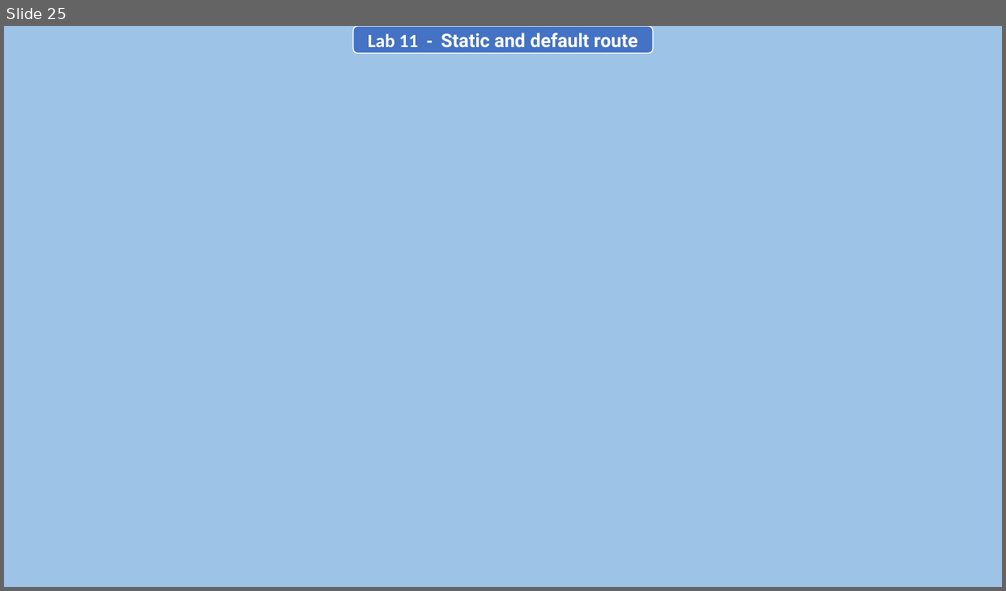
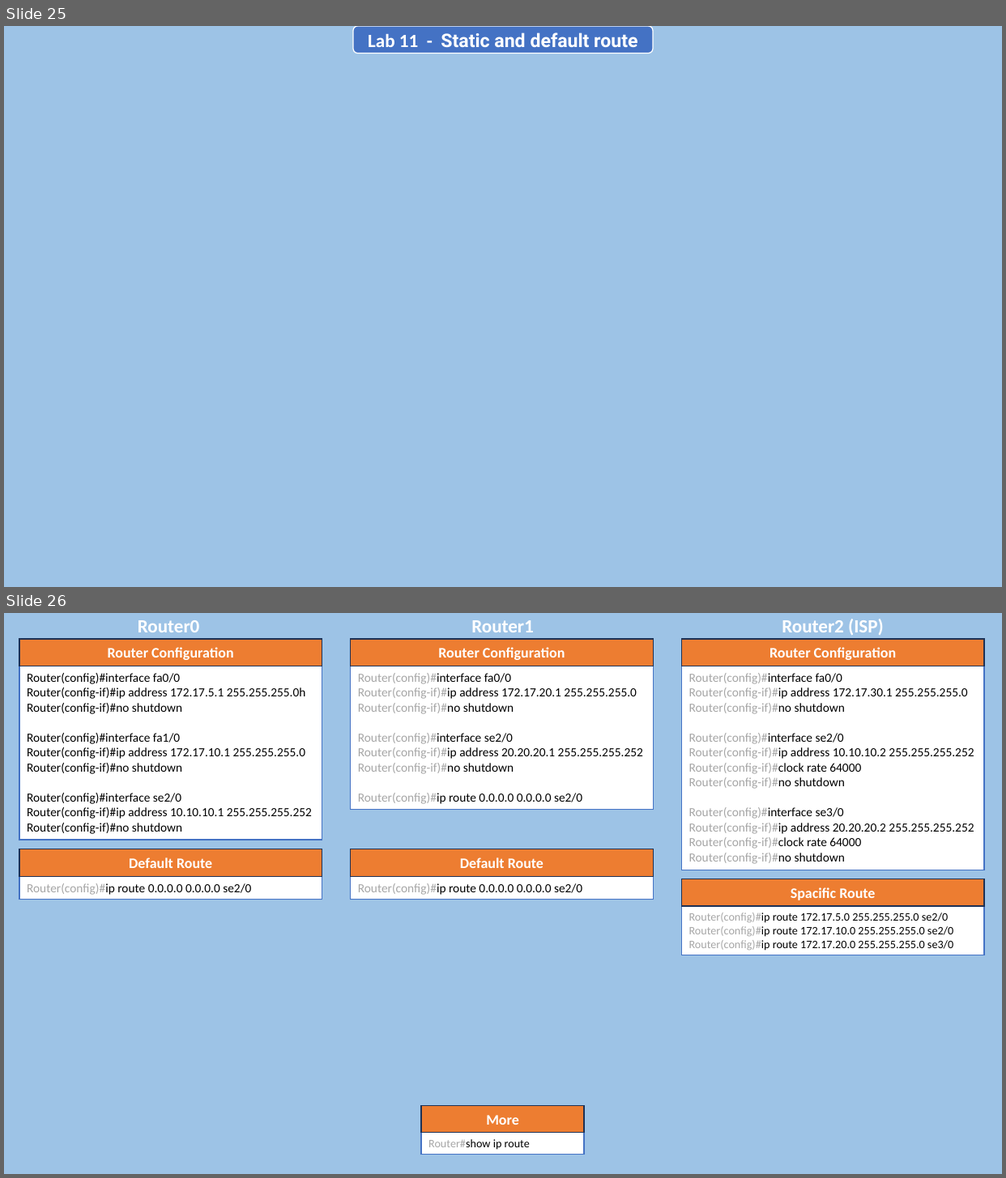
Before and after one commit to AntorPi314/MySave, a slide deck: Lab/Networking Lab/Final Assignment/Networking Lab (Final).pptx. Shown one above the other, each under a label of ours: slide 25 before the commit, slides 25 and 26 after it. The pictures are 1006x591 and 1006x1178 pixels, drawn with LibreOffice and Linux fonts; fonts in the diff are those of the drawing; background and template pictures are left out. Boxes give left, top, right and bottom in pixels: in the first picture for what was removed or moved away, otherwise in the second. Text is boxed around its words. In the diff, an @@ line names an element or a change of style, - is before the commit and + after.

```diff
--- a/Lab/Networking Lab/Final Assignment/Networking Lab (Final).pptx
+++ b/Lab/Networking Lab/Final Assignment/Networking Lab (Final).pptx
@@ slide 26 added at (x1=4, y1=613, x2=1002, y2=1174), background #9DC3E6 @@
@@ text added at (x1=138, y1=620, x2=200, y2=632), 18 pt, text #FFFFFF, bold @@
+Router0
@@ text added at (x1=471, y1=620, x2=534, y2=632), 18 pt, text #FFFFFF, bold @@
+Router1
@@ text added at (x1=782, y1=619, x2=884, y2=635), 18 pt, text #FFFFFF, bold @@
+Router2 (ISP)
@@ rectangle added at (x1=19, y1=639, x2=322, y2=666), fill #ED7D31, outline #1E3256 1 pt, 14 pt, text #FFFFFF, bold @@
+Router Configuration
@@ rectangle added at (x1=351, y1=639, x2=653, y2=666), fill #ED7D31, outline #1E3256 1 pt, 14 pt, text #FFFFFF, bold @@
+Router Configuration
@@ rectangle added at (x1=681, y1=639, x2=984, y2=666), fill #ED7D31, outline #1E3256 1 pt, 14 pt, text #FFFFFF, bold @@
+Router Configuration
@@ rectangle added at (x1=19, y1=666, x2=322, y2=840), fill #FFFFFF, outline #4472C4 1 pt, 12 pt, text #000000 @@
+Router(config)#interface fa0/0
+Router(config-if)#ip address 172.17.5.1 255.255.255.0h
+Router(config-if)#no shutdown
+Router(config)#interface fa1/0
+Router(config-if)#ip address 172.17.10.1 255.255.255.0
+Router(config-if)#no shutdown
+Router(config)#interface se2/0
+Router(config-if)#ip address 10.10.10.1 255.255.255.252
+Router(config-if)#no shutdown
@@ rectangle added at (x1=351, y1=666, x2=653, y2=810), fill #FFFFFF, outline #4472C4 1 pt, 12 pt, text #000000 @@
+Router(config)#interface fa0/0
+Router(config-if)#ip address 172.17.20.1 255.255.255.0
+Router(config-if)#no shutdown
+Router(config)#interface se2/0
+Router(config-if)#ip address 20.20.20.1 255.255.255.252
+Router(config-if)#no shutdown
+Router(config)#ip route 0.0.0.0 0.0.0.0 se2/0
@@ rectangle added at (x1=681, y1=666, x2=984, y2=871), fill #FFFFFF, outline #4472C4 1 pt, 12 pt, text #000000 @@
+Router(config)#interface fa0/0
+Router(config-if)#ip address 172.17.30.1 255.255.255.0
+Router(config-if)#no shutdown
+Router(config)#interface se2/0
+Router(config-if)#ip address 10.10.10.2 255.255.255.252
+Router(config-if)#clock rate 64000
+Router(config-if)#no shutdown
+Router(config)#interface se3/0
+Router(config-if)#ip address 20.20.20.2 255.255.255.252
+Router(config-if)#clock rate 64000
+Router(config-if)#no shutdown
@@ rectangle added at (x1=19, y1=850, x2=322, y2=876), fill #ED7D31, outline #1E3256 1 pt, 14 pt, text #FFFFFF, bold @@
+Default Route
@@ rectangle added at (x1=351, y1=850, x2=653, y2=876), fill #ED7D31, outline #1E3256 1 pt, 14 pt, text #FFFFFF, bold @@
+Default Route
@@ rectangle added at (x1=19, y1=876, x2=322, y2=899), fill #FFFFFF, outline #4472C4 1 pt, 12 pt, text #000000 @@
+Router(config)#ip route 0.0.0.0 0.0.0.0 se2/0
@@ rectangle added at (x1=351, y1=876, x2=653, y2=899), fill #FFFFFF, outline #4472C4 1 pt, 12 pt, text #000000 @@
+Router(config)#ip route 0.0.0.0 0.0.0.0 se2/0
@@ rectangle added at (x1=681, y1=879, x2=984, y2=905), fill #ED7D31, outline #1E3256 1 pt, 14 pt, text #FFFFFF, bold @@
+Spacific Route
@@ rectangle added at (x1=681, y1=906, x2=984, y2=956), fill #FFFFFF, outline #4472C4 1 pt, 11 pt, text #000000 @@
+Router(config)#ip route 172.17.5.0 255.255.255.0 se2/0
+Router(config)#ip route 172.17.10.0 255.255.255.0 se2/0
+Router(config)#ip route 172.17.20.0 255.255.255.0 se3/0
@@ rectangle added at (x1=421, y1=1105, x2=584, y2=1132), fill #ED7D31, outline #1E3256 1 pt, 14 pt, text #FFFFFF, bold @@
+More
@@ rectangle added at (x1=421, y1=1133, x2=584, y2=1155), fill #FFFFFF, outline #4472C4 1 pt, 11 pt, text #000000 @@
+Router#show ip route
```
Also in this commit, not shown: 1 slide changed, 2 other slides added, 3 other files.
